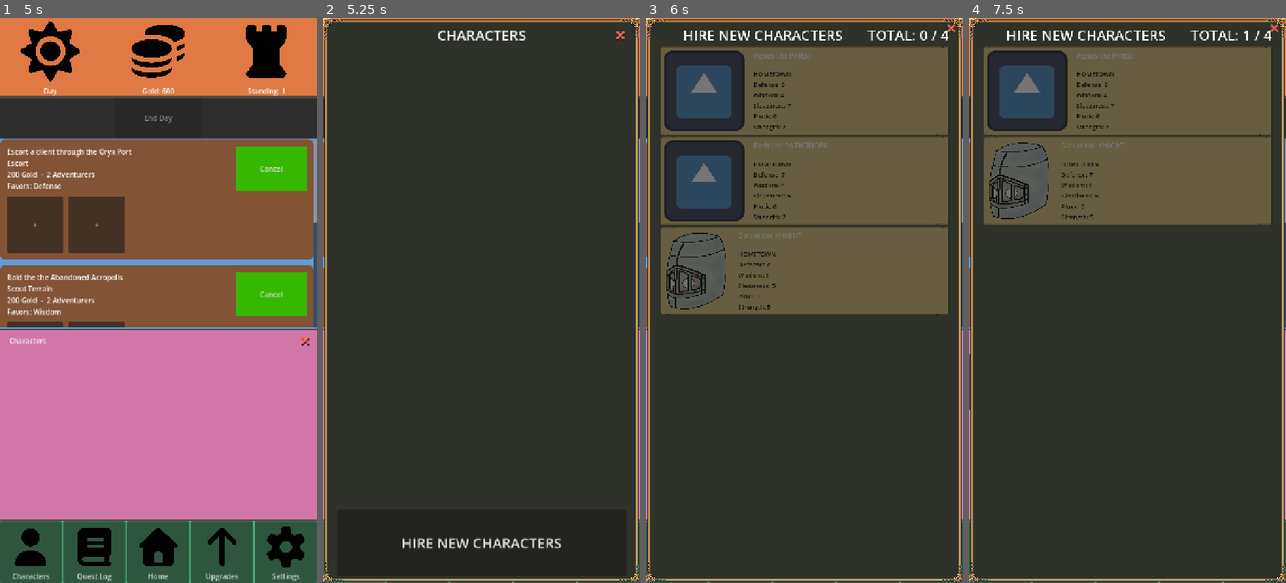
Above: before the commit, frames 1-4 (left to right).
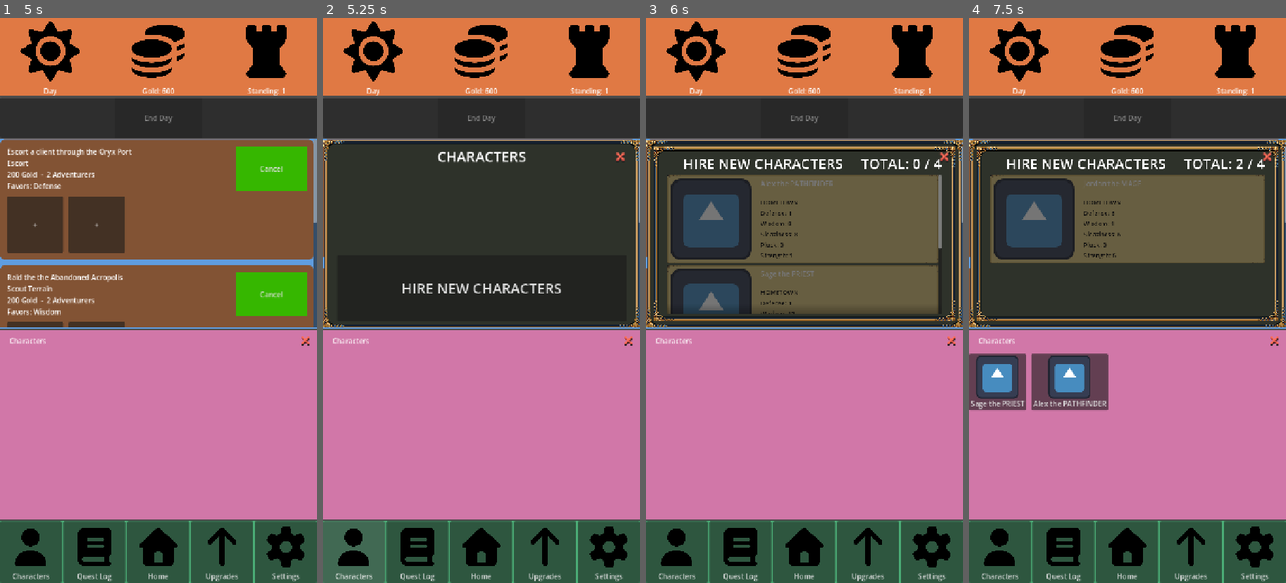
Above: after the commit, the same moments.

Repository: ActuallySanta/Fantasy-Guild-Manager
Game: Godot game, scene res://Scenes/UI/home_ui_prototype.tscn
Two runs of this game, one before a commit and one after it. Both use one fixed random seed, a clock stepped at 60 frames per second and the inputs below. The engine's default icon, where the game draws it, is replaced by a stand-in: a white triangle on a blue panel in a dark square.
Inputs (mouse positions are in pixels of both pictures, inside the frame that each line leads up to):
- Up to frame 1 (5 s): click "Accept" at 0.5 s; click "Accept" at 1.25 s; click "+" at 2 s; click "+" at 2.75 s; click "+" at 3.5 s; click "Deny" at 4.25 s
- Up to frame 2 (5.25 s): click "Characters" at 5 s
- Up to frame 3 (6 s): click "HIRE NEW CHARACTERS" at 5.75 s
- Up to frame 4 (7.5 s): click "HIRE NEW CHARACTERS" at 6.5 s; click (1010, 198) at 7.25 s, where only the run after the commit has a clickable "Sage the PRIEST"

Frame 1 is identical in both runs. In frame 2, 61% of the frame differs, in the area x 0-100%, y 0-100%; in frame 3, 79%; in frame 4, 79%.

Commit message:
Made the character page fit inside the content area

Diff:
--- a/Scenes/UI/home_ui_prototype.tscn
+++ b/Scenes/UI/home_ui_prototype.tscn
@@ -126,7 +126,7 @@
 layout_mode = 2
 script = ExtResource("5_58akh")
 quest_list = NodePath("../Content/ContentScroll/ContentList")
-day_summary = NodePath("../../../Popup Pages/DaySummary")
+day_summary = NodePath("../Content/DaySummary")
 
 [node name="DayBarRow" type="HBoxContainer" parent="MarginContainer/VBoxContainer/DayBar" unique_id=1818156357]
 layout_mode = 2
@@ -154,6 +154,14 @@
 theme_override_constants/separation = 12
 script = ExtResource("1_prqkl")
 quest_card_scene = ExtResource("2_xsnmc")
+
+[node name="DaySummary" parent="MarginContainer/VBoxContainer/Content" unique_id=39756973 instance=ExtResource("19_73enw")]
+visible = false
+layout_mode = 2
+
+[node name="Guild Character Page" parent="MarginContainer/VBoxContainer/Content" unique_id=842800654 instance=ExtResource("20_u2mag")]
+visible = false
+layout_mode = 2
 
 [node name="Roster" type="PanelContainer" parent="MarginContainer/VBoxContainer" unique_id=1362079796]
 visible = false
@@ -252,7 +260,7 @@
 [node name="Banner Title" parent="MarginContainer/Intro Blurb/Background/VBoxContainer" parent_id_path=PackedInt32Array(2008083606, 1861553414) index="0" unique_id=1148823556]
 text = "WELCOME"
 
-[node name="Log Contents" parent="MarginContainer/Intro Blurb/Background/VBoxContainer" parent_id_path=PackedInt32Array(2008083606, 1861553414) index="1" unique_id=2017656256]
+[node name="LogContents" parent="MarginContainer/Intro Blurb/Background/VBoxContainer" parent_id_path=PackedInt32Array(2008083606, 1861553414) index="2" unique_id=2017656256]
 text = "[font_size=45][color=black]Welcome to your new guild! You are a fledgling guild master with the goal of getting …(469 unchanged characters)…
 
 [node name="Character Generator" parent="." unique_id=1008846978 instance=ExtResource("6_brb4x")]
@@ -262,12 +270,6 @@
 
 [node name="Popup Pages" type="Node" parent="." unique_id=68903464]
 
-[node name="DaySummary" parent="Popup Pages" unique_id=39756973 instance=ExtResource("19_73enw")]
-visible = false
-
-[node name="Guild Character Page" parent="Popup Pages" unique_id=842800654 instance=ExtResource("20_u2mag")]
-visible = false
-
 [connection signal="pressed" from="MarginContainer/VBoxContainer/NavBar/HBoxContainer/CharButton" to="." method="_on_char_button_pressed"]
 
 [editable path="MarginContainer/Intro Blurb"]
--- a/Scenes/character_hiring_page.tscn
+++ b/Scenes/character_hiring_page.tscn
@@ -11,22 +11,23 @@
 [sub_resource type="LabelSettings" id="LabelSettings_1gyy8"]
 font_size = 32
 
-[node name="Character Hiring Page" type="Control" unique_id=32850235]
-layout_mode = 3
+[node name="Character Hiring Page" type="MarginContainer" unique_id=1481978261]
 anchors_preset = 15
 anchor_right = 1.0
 anchor_bottom = 1.0
 grow_horizontal = 2
 grow_vertical = 2
+size_flags_horizontal = 3
+size_flags_vertical = 3
+theme_override_constants/margin_left = 16
+theme_override_constants/margin_top = 16
+theme_override_constants/margin_right = 16
+theme_override_constants/margin_bottom = 16
 script = ExtResource("1_a4nie")
 
 [node name="NinePatchRect" type="NinePatchRect" parent="." unique_id=1188472112]
 texture_filter = 1
-layout_mode = 0
-offset_right = 720.0
-offset_bottom = 1280.0
-grow_horizontal = 2
-grow_vertical = 2
+layout_mode = 2
 texture = SubResource("AtlasTexture_sl3xc")
 patch_margin_left = 48
 patch_margin_top = 48
@@ -79,18 +80,8 @@
 size_flags_vertical = 3
 
 [node name="Close Button" parent="." unique_id=1203562834 instance=ExtResource("3_xvenb")]
-layout_mode = 1
-anchors_preset = 1
-anchor_left = 1.0
-anchor_top = 0.0
-anchor_right = 1.0
-anchor_bottom = 0.0
-offset_left = -50.0
-offset_top = 0.0
-offset_right = 0.0
-offset_bottom = 50.0
-grow_horizontal = 0
-grow_vertical = 1
-pivot_offset = Vector2(25, 25)
+layout_mode = 2
+size_flags_horizontal = 8
+size_flags_vertical = 0
 
 [connection signal="pressed" from="Close Button" to="." method="_on_close_button_pressed"]
--- a/Scripts/UI/home_ui_prototype.gd
+++ b/Scripts/UI/home_ui_prototype.gd
@@ -1,6 +1,6 @@
 extends Control
 
-@onready var guild_character_page: Control = $"Popup Pages/Guild Character Page"
+@onready var guild_character_page: Control = $"MarginContainer/VBoxContainer/Content/Guild Character Page"
 
 
 # Called when the node enters the scene tree for the first time.
